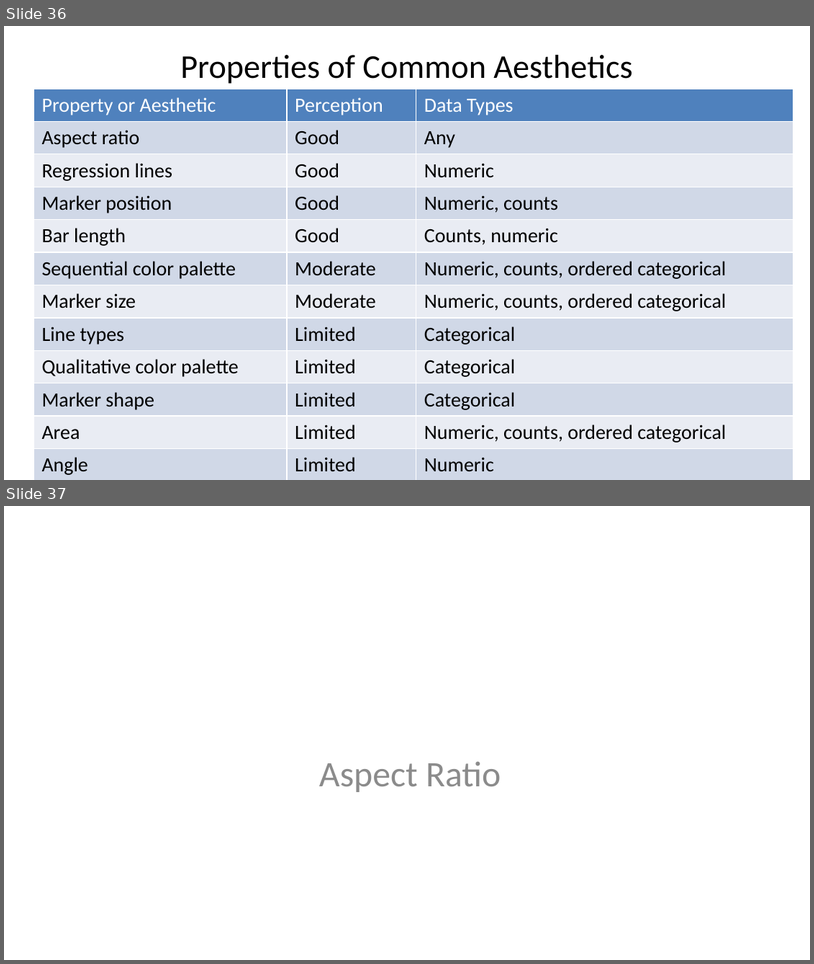
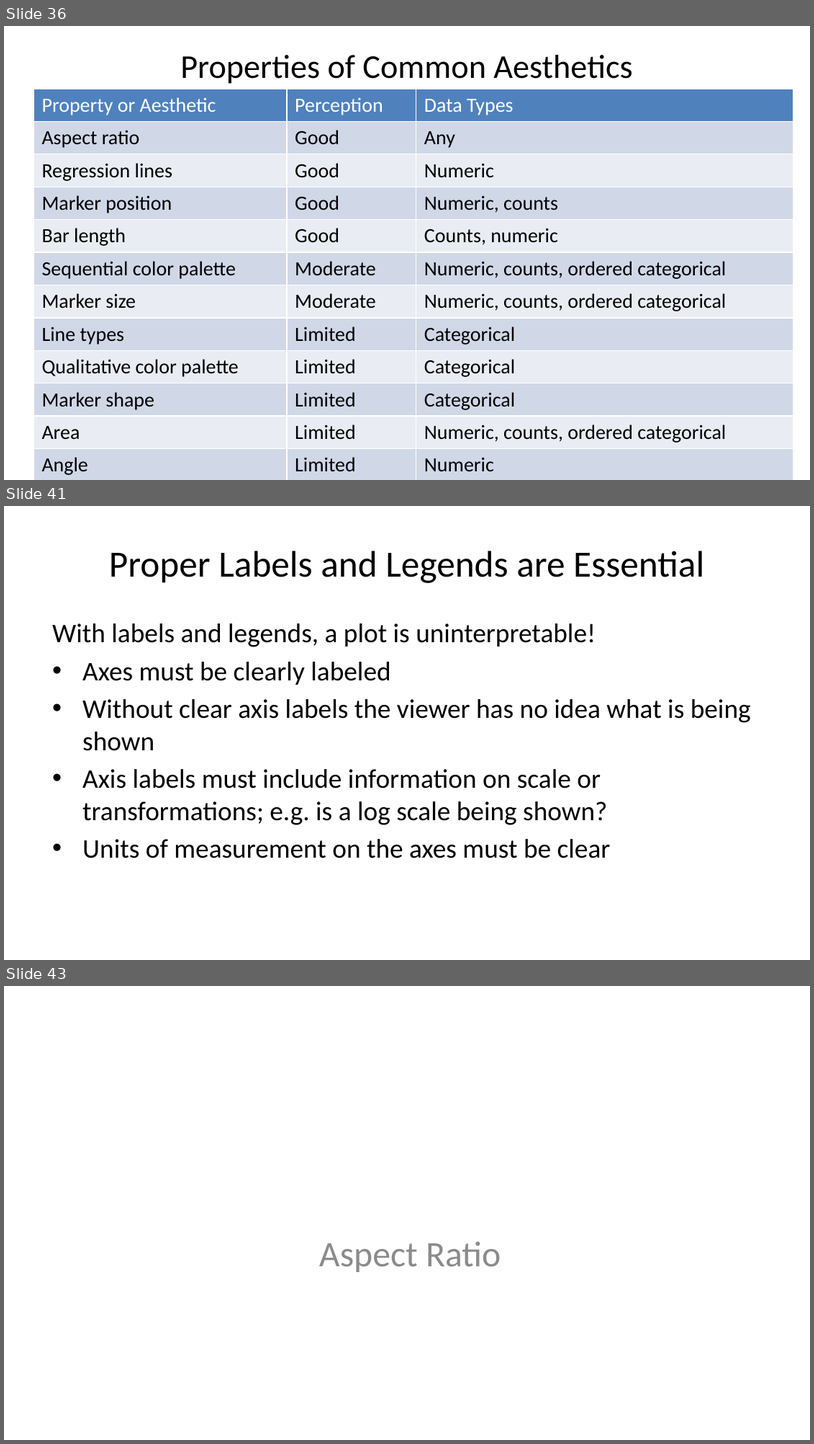
Before and after one commit to StephenElston/CSCI-E-83, a slide deck: LectureSlides/01_PreceptionForScientificVisualization.pptx. Shown one above the other, each under a label of ours: slides 36 and 37 before the commit, slides 36, 41 and 43 after it; the slides between them are not shown. The pictures are 814x964 and 814x1444 pixels, drawn with LibreOffice and Linux fonts; fonts in the diff are those of the drawing. Boxes give left, top, right and bottom in pixels: in the first picture for what was removed or moved away, otherwise in the second. Text is boxed around its words. In the diff, an @@ line names an element or a change of style, - is before the commit and + after.

Commit message:
Added sections on plot clutter and labels

```diff
--- a/LectureSlides/01_PreceptionForScientificVisualization.pptx
+++ b/LectureSlides/01_PreceptionForScientificVisualization.pptx
@@ slide 41 added at box(4, 506, 810, 960), background #FFFFFF @@
@@ title added at box(109, 551, 705, 583), 33 pt, text #000000 @@
+Proper Labels and Legends are Essential
@@ text added at box(52, 623, 751, 858), 24 pt, text #000000 @@
+With labels and legends, a plot is uninterpretable!
+• Axes must be clearly labeled
+• Without clear axis labels the viewer has no idea what is being shown
+• Axis labels must include information on scale or transformations; e.g. is a log scale being shown?
+• Units of measurement on the axes must be clear
@@ what was slide 37 is now slide 43 @@
```
Also in this commit, not shown: 4 slides changed, 5 other slides added.
